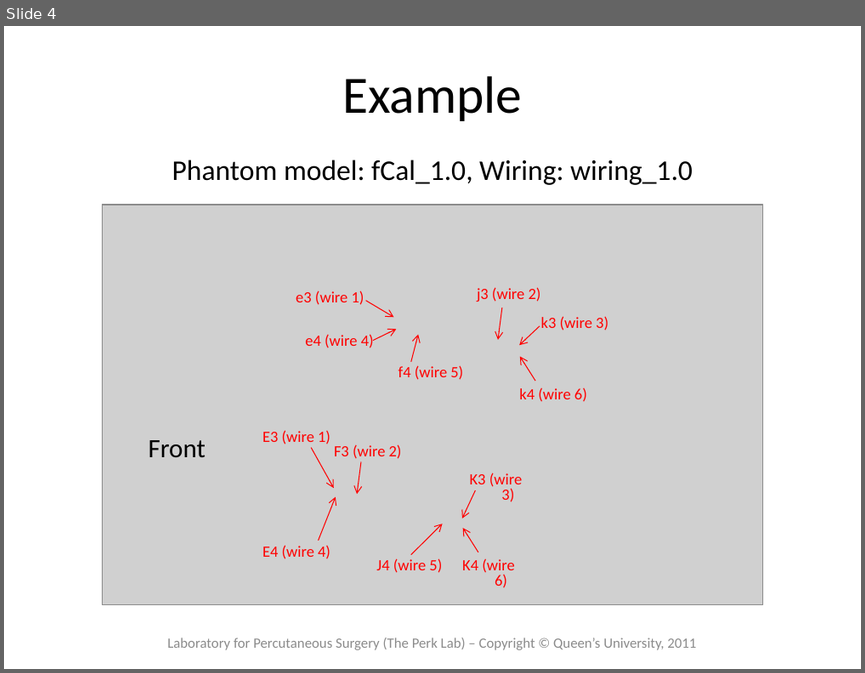
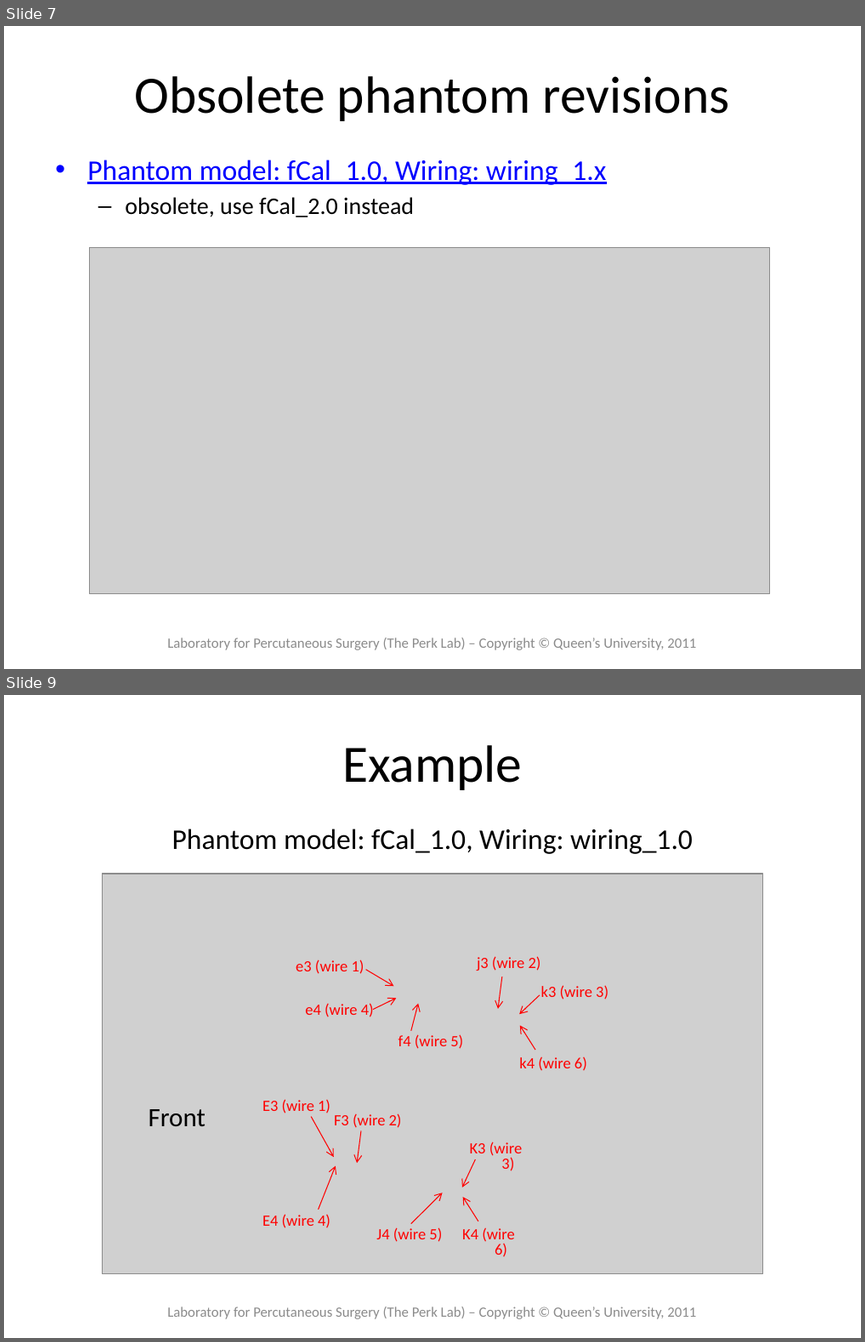
Before and after one commit to thewtex/Plus, a slide deck: doc/tutorials/PlusTutorialBuildingfCalPhantom.pptx. Shown one above the other, each under a label of ours: slide 4 before the commit, slides 7 and 9 after it; the slides between them are not shown. The pictures are 865x673 and 865x1342 pixels, drawn with LibreOffice and Linux fonts; fonts in the diff are those of the drawing; grey boxes stand for pictures. Boxes give left, top, right and bottom in pixels: in the first picture for what was removed or moved away, otherwise in the second. Text is boxed around its words. In the diff, an @@ line names an element or a change of style, - is before the commit and + after.

Commit message:
re #712: Updated fCal phantom building tutorial (new links, move obsolete fCal 1.x info to the appendix)

```diff
--- a/doc/tutorials/PlusTutorialBuildingfCalPhantom.pptx
+++ b/doc/tutorials/PlusTutorialBuildingfCalPhantom.pptx
@@ slide 7 added at (x1=4, y1=26, x2=861, y2=669), background #FFFFFF @@
@@ title added at (x1=135, y1=76, x2=730, y2=121), 44 pt, text #000000 @@
+Obsolete phantom revisions
@@ text added at (x1=87, y1=159, x2=606, y2=217), 24 pt, text #0000FF, underline @@
+• Phantom model: fCal_1.0, Wiring: wiring_1.x
+  – obsolete, use fCal_2.0 instead
@@ picture added at (x1=90, y1=247, x2=770, y2=593) @@
@@ text added at (x1=167, y1=637, x2=696, y2=650), 12 pt, text #8C8C8C @@
+Laboratory for Percutaneous Surgery (The Perk Lab) – Copyright © Queen’s University, 2011
@@ what was slide 4 is now slide 9 @@
```
Also in this commit, not shown: 5 slides changed, 1 other slide added, 2 other files.
